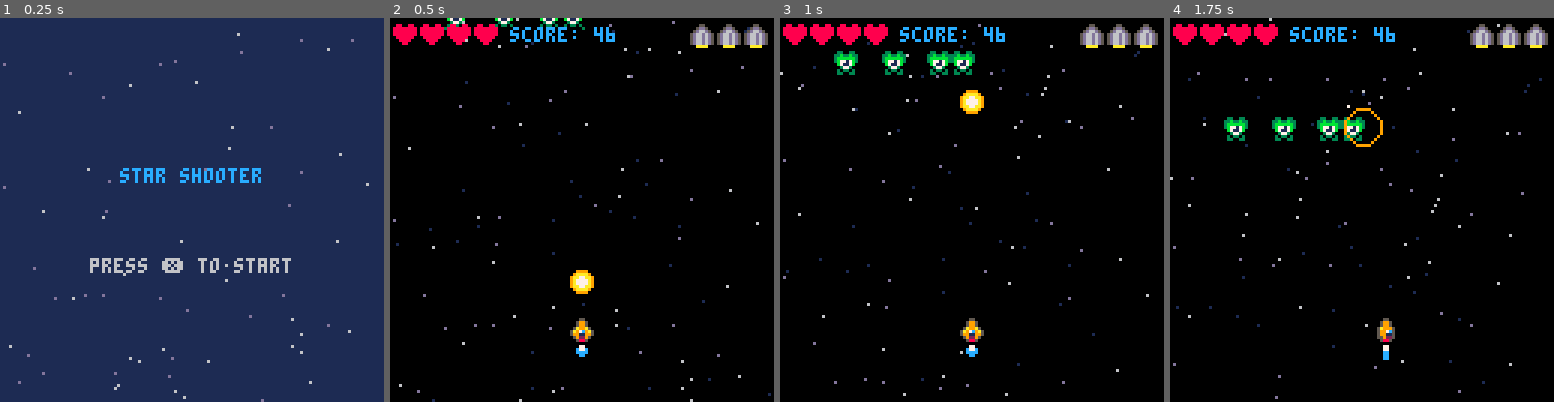
Above: before the commit, frames 1-4 (left to right).
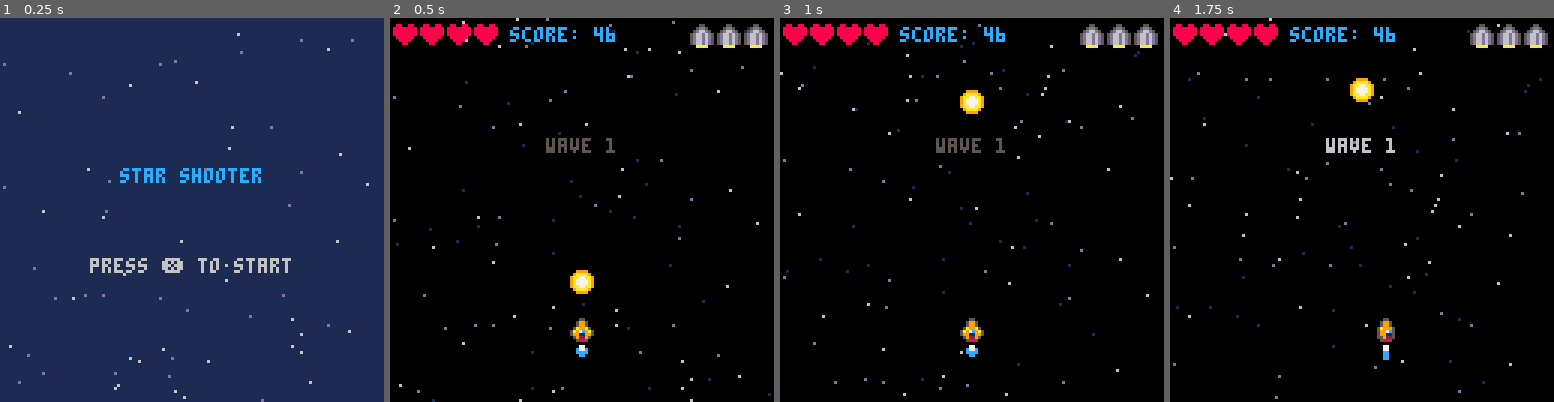
Above: after the commit, the same moments.

Repository: Varsonix/pico8_journey
Game: PICO-8 cartridge shmup.p8
Same seed, same stepped clock (60 frames per second), same inputs: the game is played once before the commit and once after it.
Inputs:
- Up to frame 1 (0.25 s): no input
- Up to frame 2 (0.5 s): tap X (X key) at 0.33 s
- Up to frame 3 (1 s): no input
- Up to frame 4 (1.75 s): tap X (X key) at 1.07 s; hold Right from 1.6 s (still down)

Frame 1 is identical in both runs. In frame 2, 0.7% of the frame differs, in the area x 14-59%, y 0-36%; in frame 3, 1.4%; in frame 4, 1.9%, in the area x 14-59%, y 15-36%.

Commit message:
Updates to button lockout system and adding framework for waves

Diff:
--- a/shmup.p8
+++ b/shmup.p8
@@ -28,8 +28,12 @@
 		update_game()
 	elseif game.mode == "start" then
 		update_start()
+	elseif game.mode == "wavetext" then
+		update_wavetext()
 	elseif game.mode == "over" then
 		update_over()
+	elseif game.mode == "victory" then
+		update_victory()
 	end
 end
 
@@ -38,8 +42,12 @@
 		draw_game()
 	elseif game.mode == "start" then
 		draw_start()
+	elseif game.mode == "wavetext" then
+		draw_wavetext()
 	elseif game.mode == "over" then
 		draw_over()
+	elseif game.mode == "victory" then
+		draw_victory()
 	end
 end
 
@@ -69,27 +77,29 @@
 	-- enemies holding bay
 	enemies = {}
 
-	-- explosions holding bay
+	-- particle system holding bay
 	explosions = {}
 	shockwaves = {}
 	smol_waves = {}
 	particles = {}
 
 
-	for i=0,3 do
-		spawn_enemy()
-	end
+
 
 	t=0
 
 	-- general game variables
 	game = {
-		mode = "game",
+		mode = "wavetext",
 		score = flr(rnd(128)),
 		lives = 4,
 		invuln = 0,
-		bombs = 3
+		bombs = 3,
+		wave = 0,
+		wavetime = 80
 	}
+
+	next_wave()
 end
 
 
@@ -395,9 +405,12 @@
 				if enemy.health <= 0 then
 					del(enemies, enemy)
 					sfx(2)
-					spawn_enemy()
 					game.score +=1
 					explode(enemy.x + 4, enemy.y + 4)
+
+					if #enemies == 0 then
+						next_wave()
+					end
 				end
 			end
 		end
@@ -414,6 +427,7 @@
 				sfx(1)
 				game.invuln = 60
 				--del(enemies, enemy)
+				--spawn_enemy()
 			end
 		end
 	else
@@ -440,42 +454,45 @@
 end
 
 function update_start()
-	if btnp(❎) then
-		start_game()
-	end
+	if not btn(❎) then
+		btnreleased=true
+	end
+
+	if btnreleased then
+		if btnp(❎) then
+			start_game()
+			btnreleased=false
+		end
+	end
+
 	animate_stars()
 end
 
 function update_over()
-	if btnp(❎) then
-		game.mode = "start"
-	end
-end
-
---[[
-project:
-
-i don't think it's possible
-but i'd like to see if i can
-figure out a way to make a
-generic enough function for
-updating the movement of an
-object as well...
-
-i may need to trim fat
-in order to do so though.
-we'll see...
-
-my goal is to be able to just
-have the one function
-
-update_objects(ship)
-update_objects(bullets)
-update_objects(enemies)
-
-that might be asking too much.
-but chew on it for a bit.
---]]
+	if not btn(❎) then
+		btnreleased=true
+	end
+
+	if btnreleased then
+		if btnp(❎) then
+			game.mode = "start"
+			btnreleased=false
+		end
+	end
+end
+
+function update_victory()
+	if not btn(❎) then
+		btnreleased=true
+	end
+
+	if btnreleased then
+		if btnp(❎) then
+			game.mode = "start"
+			btnreleased=false
+		end
+	end
+end
 
 function update_bullets(object)
 	for bullet in all(object) do
@@ -503,6 +520,15 @@
 	end
 end
 
+function update_wavetext()
+	update_game()
+	game.wavetime -= 1
+
+	if game.wavetime <= 0 then
+		game.mode = "game"
+		spawn_wave(game.wave)
+	end
+end
 
 -->8
 -- draw functions
@@ -570,6 +596,13 @@
 	cls(0)
 	star_field() --generate stars
 	print("game over", 45, 50, 8)
+	print("press ❎ to restart", 27, 80, blink())
+end
+
+function draw_victory()
+	cls(3)
+	star_field() --generate stars
+	print("a winner is you!", 35, 50, 8)
 	print("press ❎ to restart", 27, 80, blink())
 end
 
@@ -772,6 +805,28 @@
 	 		del(particles, my_particle)
 	 	end
 	 end
+	end
+end
+
+function draw_wavetext()
+	draw_game()
+	print("wave "..game.wave, 52, 40, blink())
+end
+-->8
+-- waves and enemies
+
+function spawn_wave(wave)
+	spawn_enemy()
+end
+
+function next_wave()
+	game.wave += 1
+
+	if game.wave > 4 then
+		game.mode = "victory"
+	else
+		game.mode = "wavetext"
+		game.wavetime = 80
 	end
 end
 __gfx__
